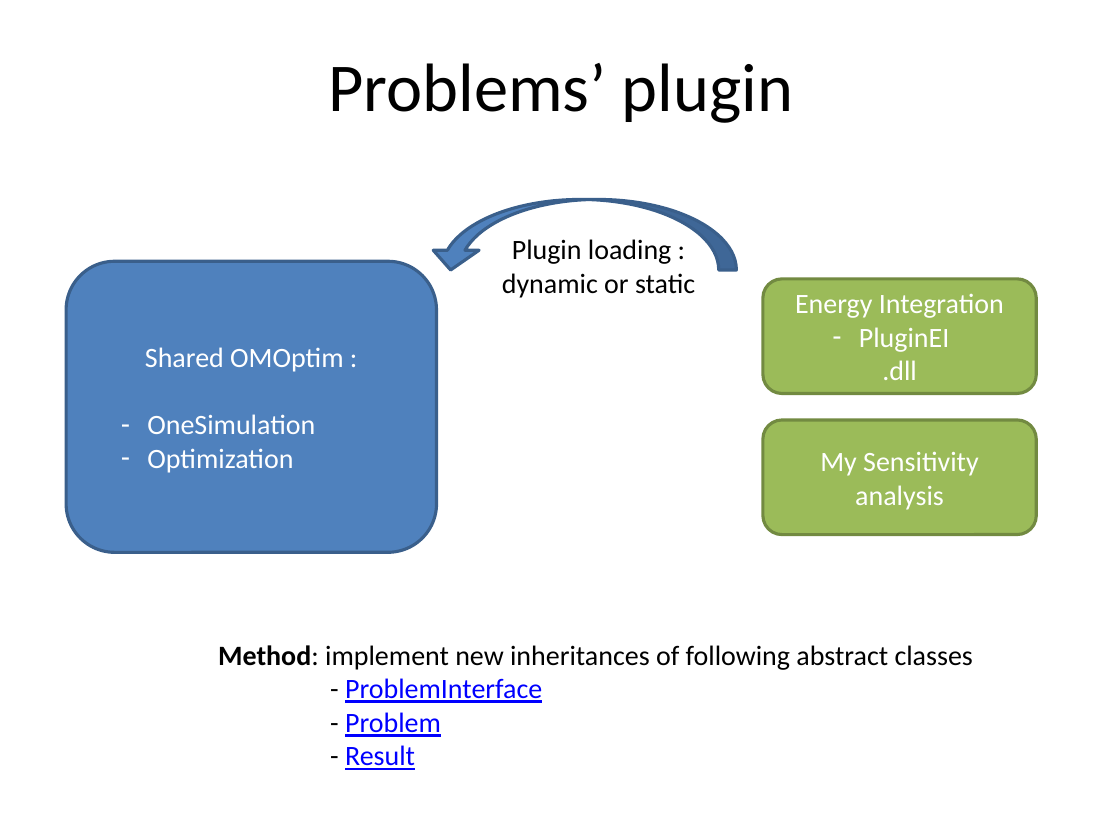
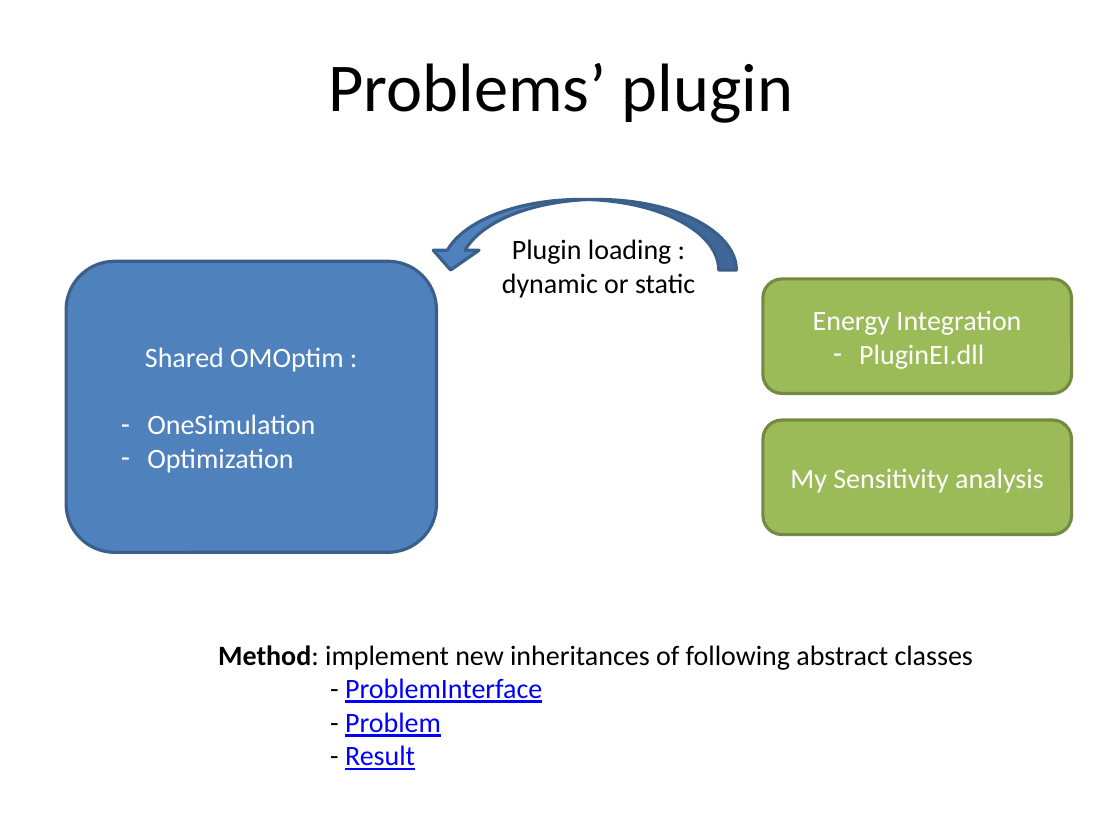
Before and after one commit to OpenModelica/OMOptim, a slide deck: slide 20 of OMOptim/Doc/HowProblemWorks.pptx (slide 19 before the commit). Drawn at 1120x840 pixels with LibreOffice and Linux fonts; fonts in the diff are those of the drawing. Boxes give left, top, right and bottom in pixels: in the first picture for what was removed or moved away, otherwise in the second. Text is boxed around its words. In the diff, an @@ line names an element or a change of style, - is before the commit and + after.

```diff
--- a/OMOptim/Doc/HowProblemWorks.pptx
+++ b/OMOptim/Doc/HowProblemWorks.pptx
@@ rounded rectangle "Energy Integration": place and size @@
-rounded rectangle "Energy Integration" at (763,279,1036,393)
+rounded rectangle "Energy Integration" at (763,279,1072,393)
@@ text in rounded rectangle at (859,344,984,369): text changed @@
-– PluginEI
-.dll
+– PluginEI.dll
@@ rounded rectangle "My Sensitivity analysis": place and size @@
-rounded rectangle "My Sensitivity analysis" at (763,420,1036,534)
+rounded rectangle "My Sensitivity analysis" at (763,420,1072,534)
```
Also in this commit, not shown: 2 other slides changed, 1 slide added, 20 other files.
